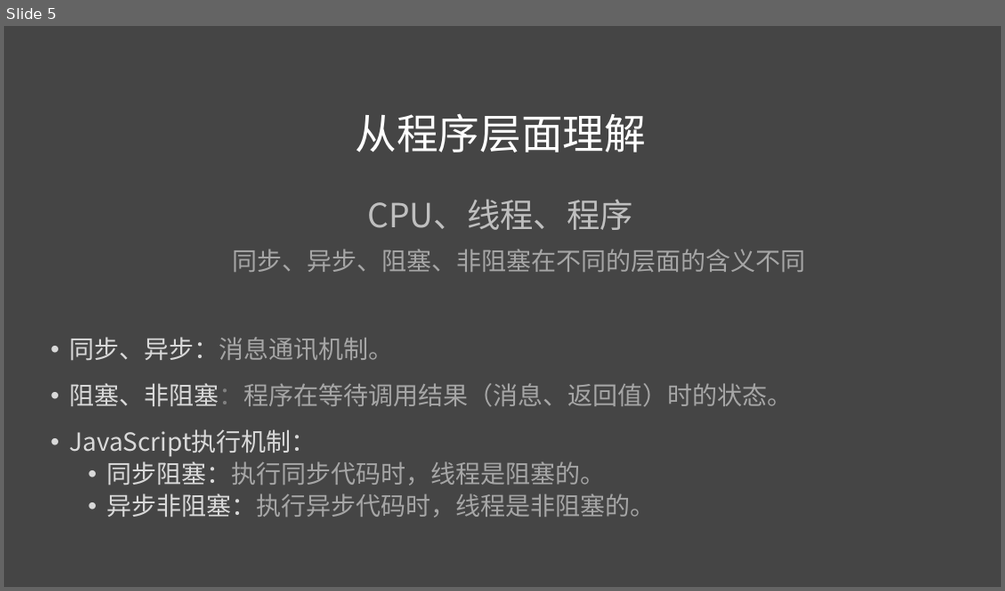
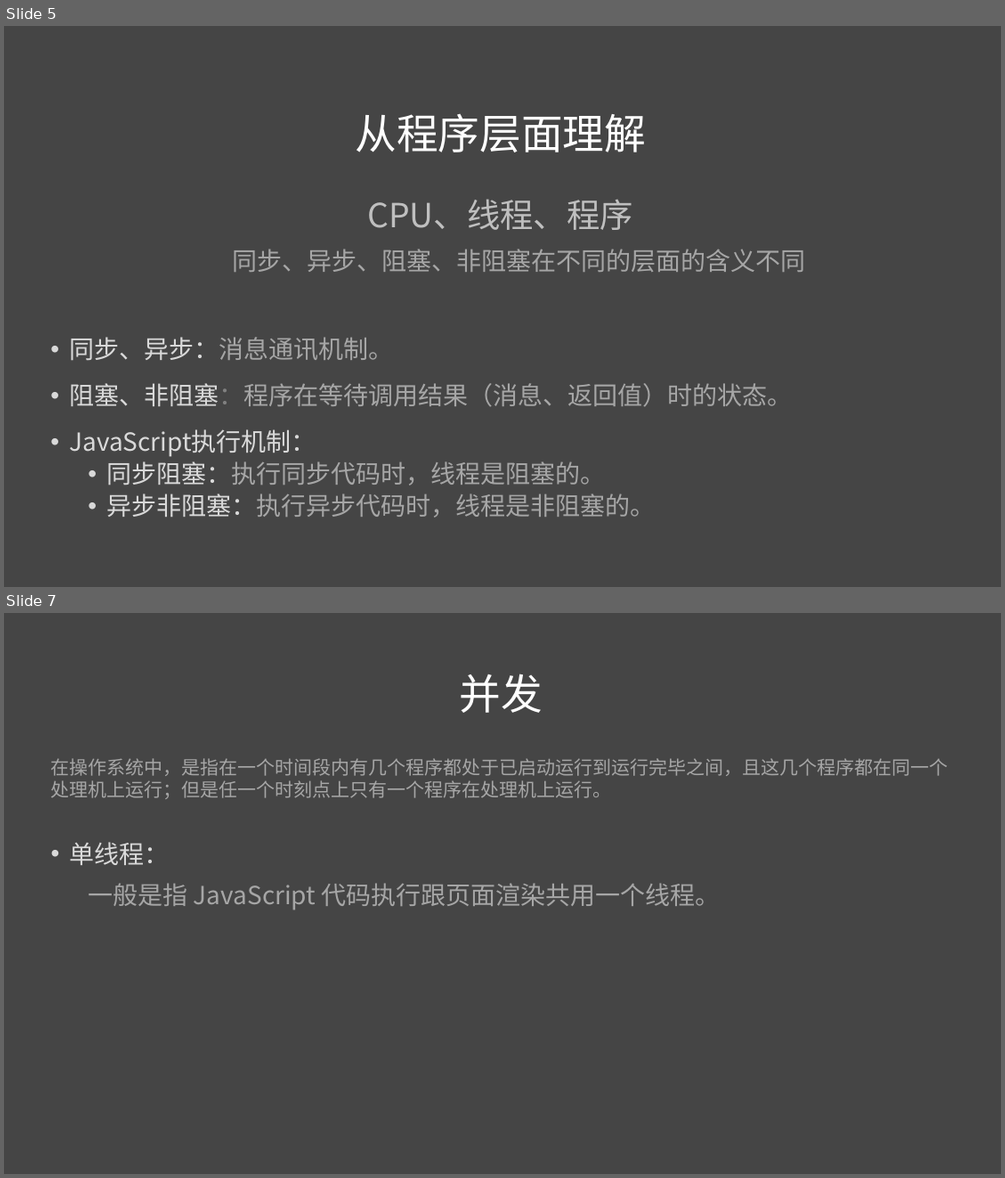
Before and after one commit to liuweiGL/share, a slide deck: ppt/JavaScript基础二.pptx. Shown one above the other, each under a label of ours: slide 5 before the commit, slides 5 and 7 after it; the slides between them are not shown. The pictures are 1005x591 and 1005x1178 pixels, drawn with LibreOffice and Linux fonts; fonts in the diff are those of the drawing. Boxes give left, top, right and bottom in pixels: in the first picture for what was removed or moved away, otherwise in the second. Text is boxed around its words. In the diff, an @@ line names an element or a change of style, - is before the commit and + after.

```diff
--- a/ppt/JavaScript基础二.pptx
+++ b/ppt/JavaScript基础二.pptx
@@ slide 7 added at <box>4,613,1001,1174</box>, background #454545 @@
@@ text added at <box>460,674,542,713</box>, 40 pt, text #FFFFFF @@
+并发
@@ text added at <box>51,758,948,799</box>, 18 pt, text #A6A6A6 @@
+在操作系统中，是指在一个时间段内有几个程序都处于已启动运行到运行完毕之间，且这几个程序都在同一个处理机上运行；但是任一个时刻点上只有一个程序在处理机上运行。
@@ text added at <box>70,842,720,909</box>, 24 pt, text #A6A6A6 @@
+• 单线程：
+  一般是指 JavaScript 代码执行跟页面渲染共用一个线程。
```
Also in this commit, not shown: 2 slides changed, 2 other slides added, 2 slides removed.
